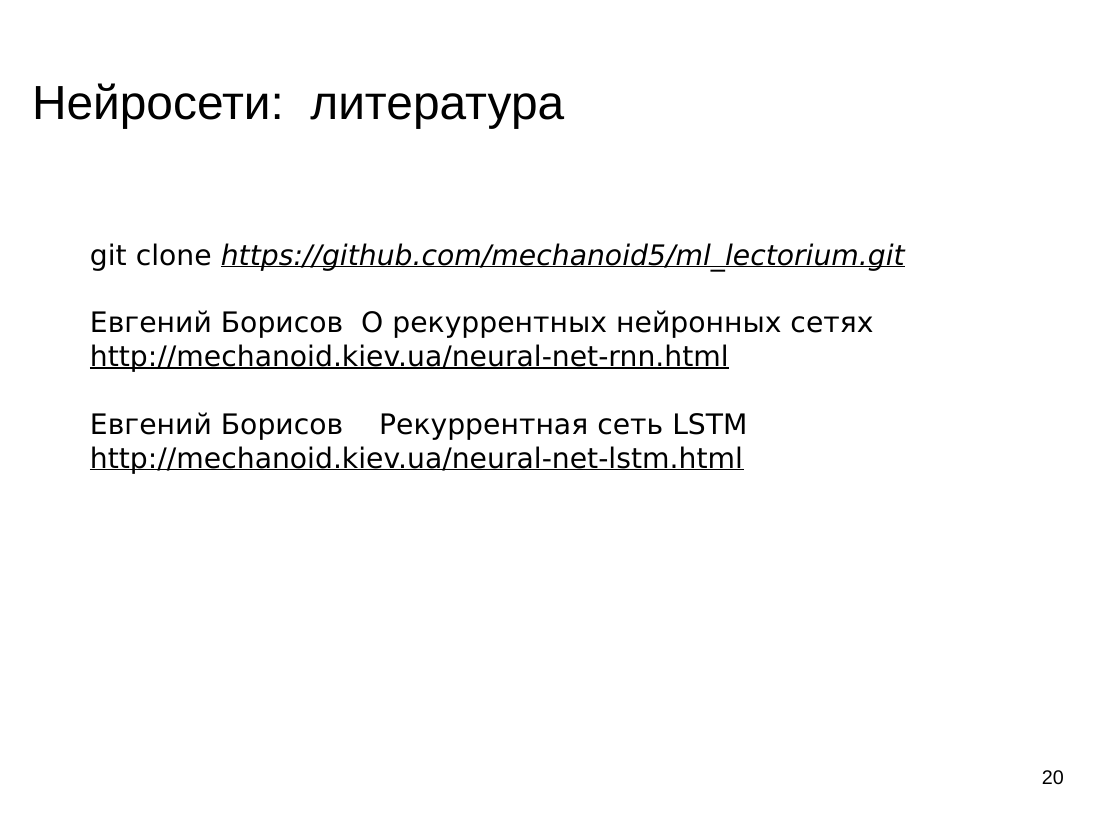
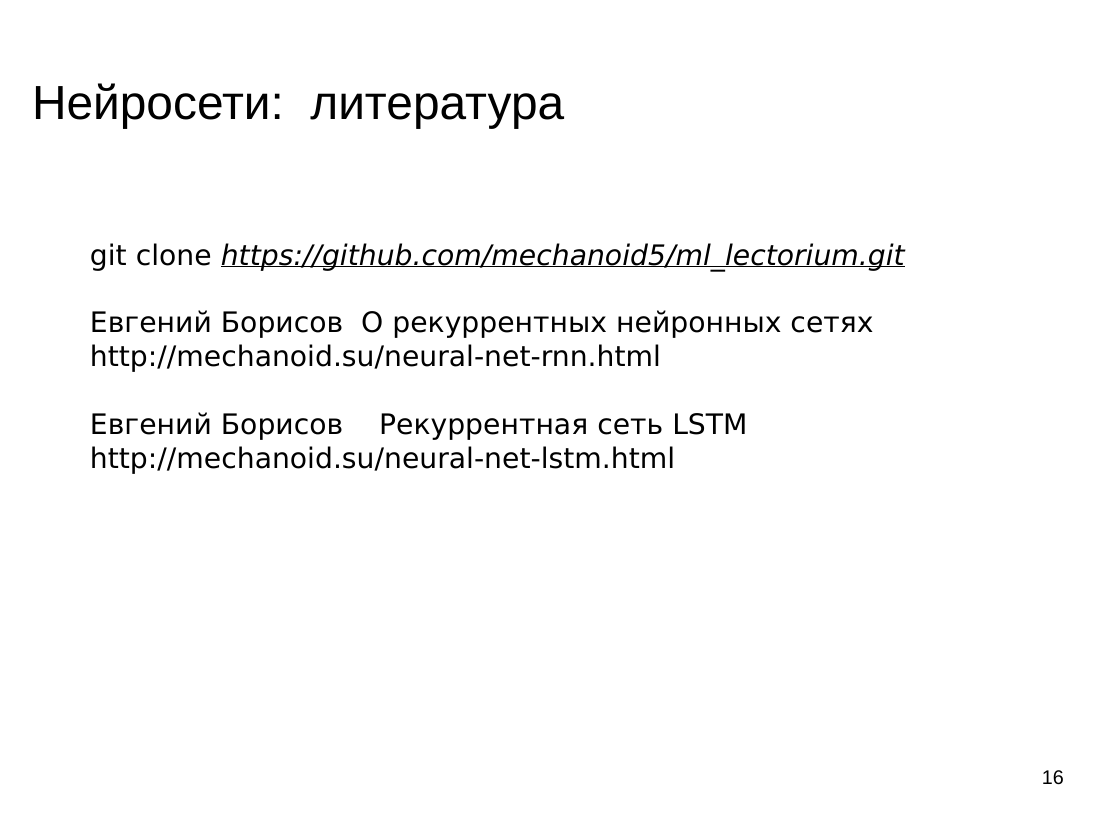
Before and after one commit to mechanoid5/ml_lectorium_legacy, a slide deck: slide 16 of 30-lstm.odp (slide 20 before the commit). Drawn at 1120x840 pixels with LibreOffice and Linux fonts; fonts in the diff are those of the drawing; background and template pictures are left out. Boxes give left, top, right and bottom in pixels: in the first picture for what was removed or moved away, otherwise in the second. Text is boxed around its words. In the diff, an @@ line names an element or a change of style, - is before the commit and + after.

```diff
--- a/30-lstm.odp
+++ b/30-lstm.odp
@@ text at box(90, 344, 661, 372): text changed @@
-http://mechanoid.kiev.ua/neural-net-rnn.html
+http://mechanoid.su/neural-net-rnn.html
@@ text at box(90, 446, 675, 474): text changed @@
-http://mechanoid.kiev.ua/neural-net-lstm.html
+http://mechanoid.su/neural-net-lstm.html
@@ page number at box(1042, 770, 1064, 785): text changed @@
-20
+16
```
Also in this commit, not shown: 1 other slide changed, 4 slides removed, 4 other files.
